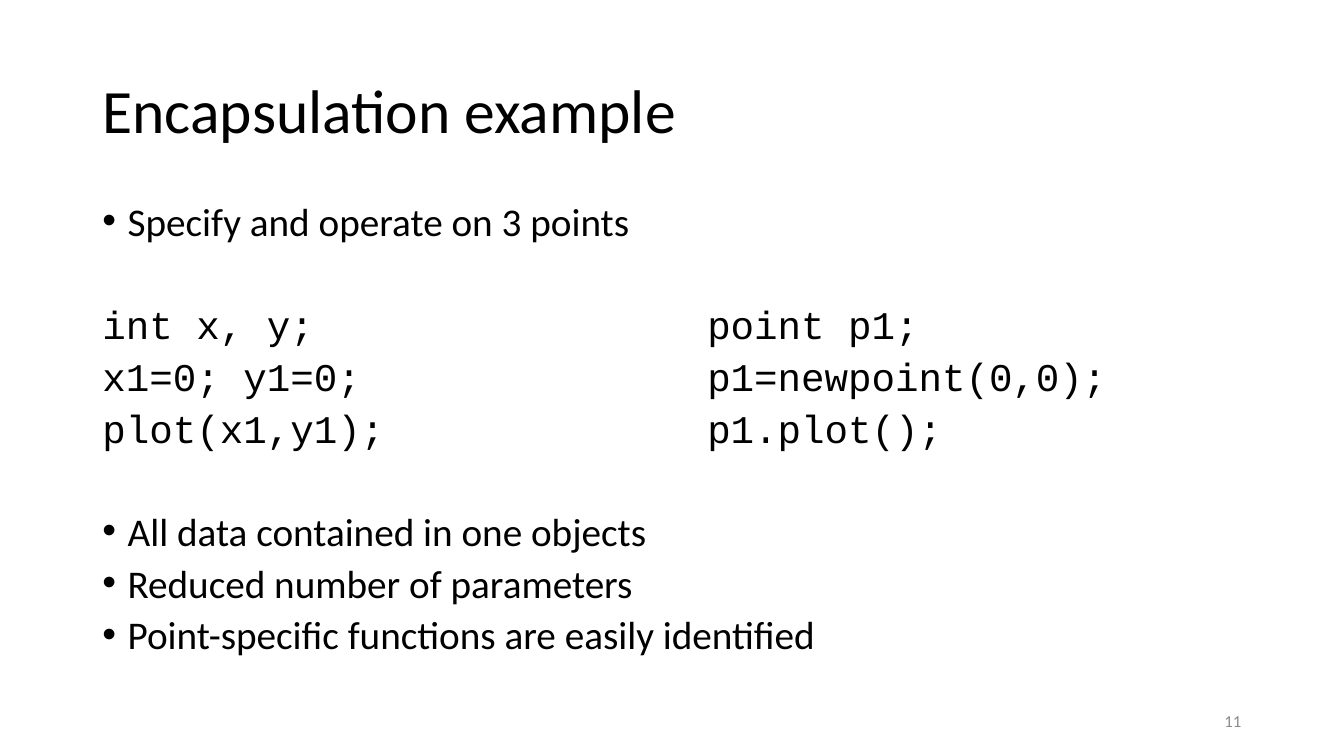
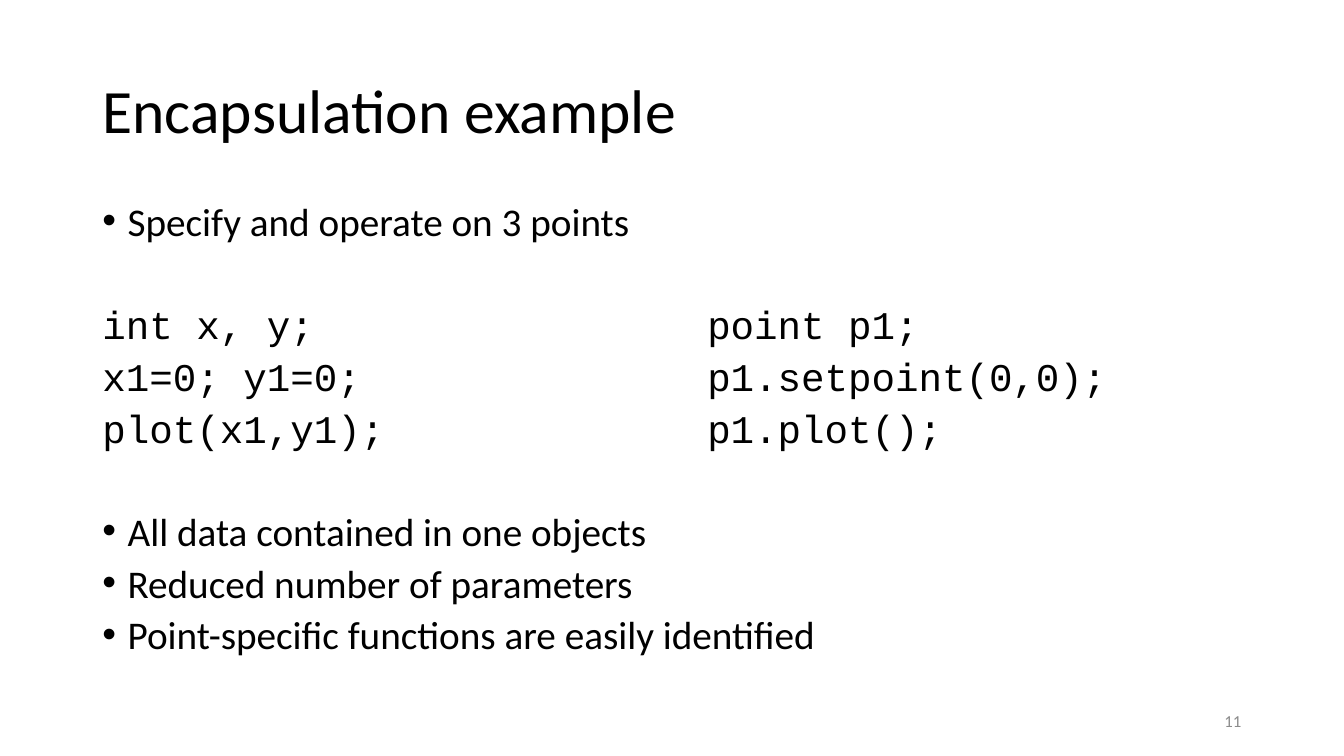
Before and after one commit to jonghank/jonghank.github.io, a slide deck: slide 11 of ee212/3_Arduino_programs.pptx. Drawn at 1344x756 pixels with LibreOffice and Linux fonts; fonts in the diff are those of the drawing. Boxes give left, top, right and bottom in pixels: in the first picture for what was removed or moved away, otherwise in the second. Text is boxed around its words. In the diff, an @@ line names an element or a change of style, - is before the commit and + after.

```diff
--- a/ee212/3_Arduino_programs.pptx
+++ b/ee212/3_Arduino_programs.pptx
@@ text at bbox=[102, 363, 1106, 399]: text changed @@
-x1=0; y1=0; p1=newpoint(0,0);
+x1=0; y1=0; p1.setpoint(0,0);
```
Also in this commit, not shown: 1 other file.
